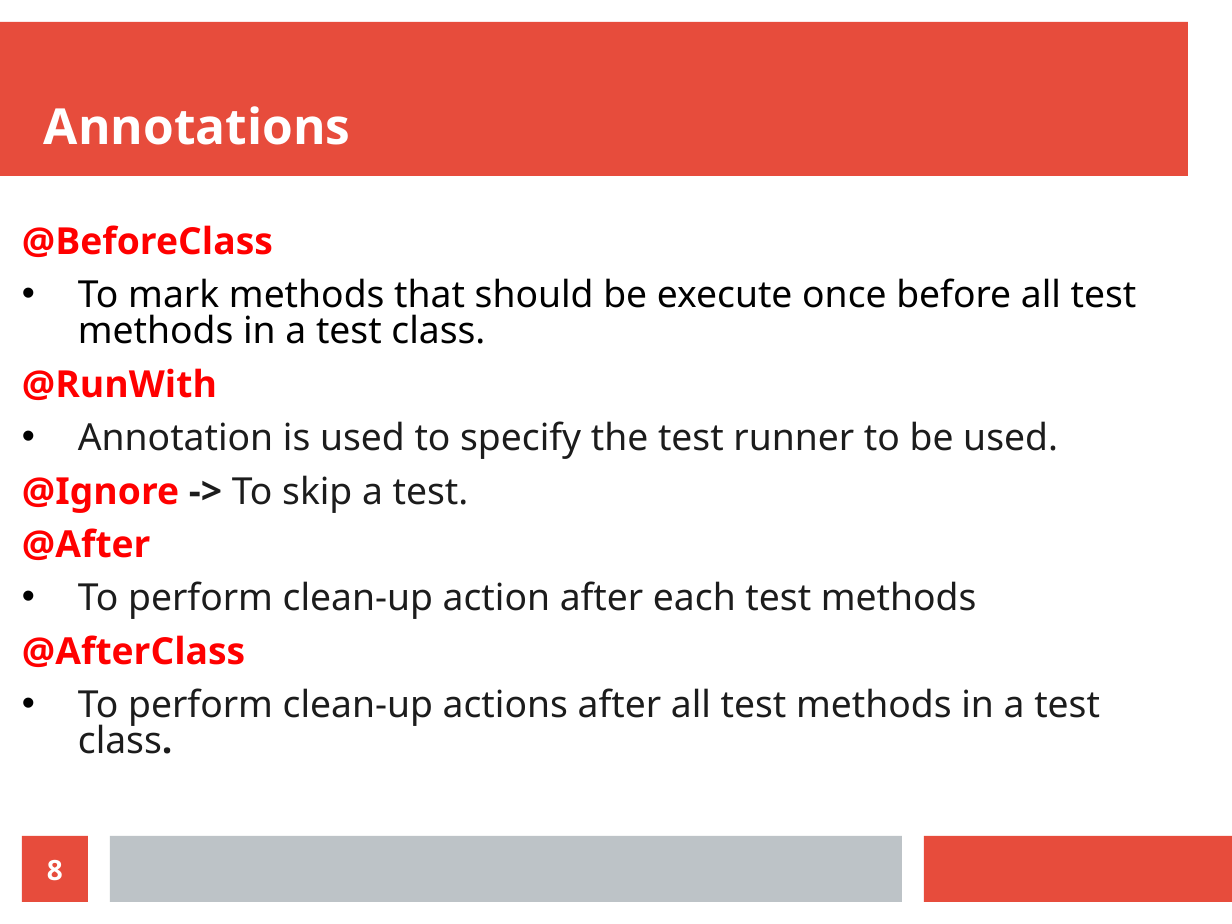
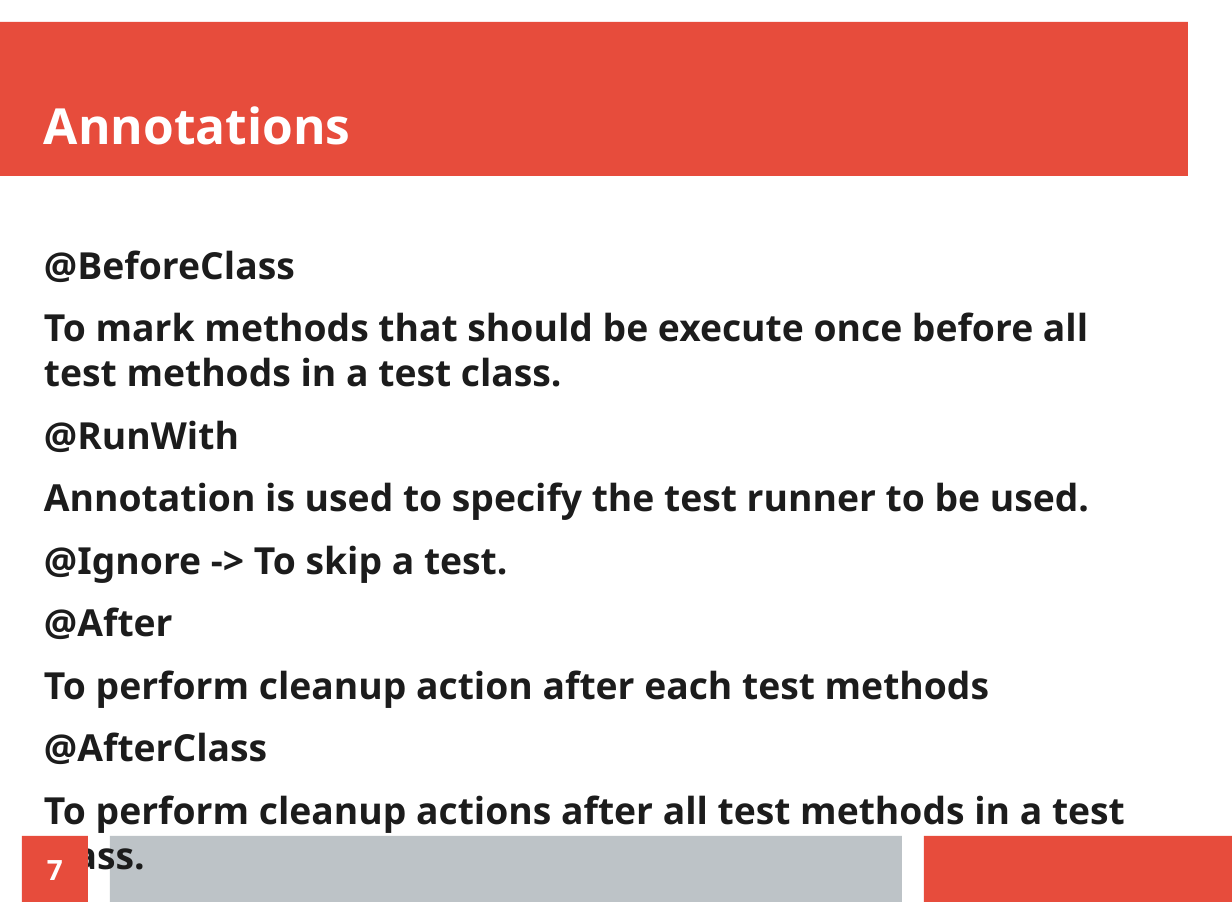
Before and after one commit to DineshArumug/Visteon_JUnit, a slide deck: slide 7 of Unit testing'.odp (slide 8 before the commit). Drawn at 1232x924 pixels with LibreOffice and Linux fonts; fonts in the diff are those of the drawing. Boxes give left, top, right and bottom in pixels: in the first picture for what was removed or moved away, otherwise in the second. Text is boxed around its words. In the diff, an @@ line names an element or a change of style, - is before the commit and + after.

```diff
--- a/Unit testing'.odp
+++ b/Unit testing'.odp
@@ text at [44, 250, 1089, 764]: size 24 to 24.1 pt in "@BeforeClass", "To mark methods that should be execute ...", "@RunWith", "Annotation is used to specify the test ..." and 3 more places; text colour #FF0000 to #1C1C1C in "@BeforeClass", "@RunWith", "@Ignore", "@After" and 1 more places; text colour #000000 to #1C1C1C in "To mark methods that should be execute ..."; bold on in "To mark methods that should be execute ...", "Annotation is used to specify the test ...", "To skip a test."; line spacing 0.8 to 1; bullet • to none @@
@@ text "@BeforeClass": place and size @@
-text "@BeforeClass" at [22, 225, 1137, 754]
+text "@BeforeClass" at [44, 250, 1125, 833]
@@ text at [44, 670, 989, 708]: text changed; size 24 to 24.1 pt; bold on @@
-• To perform clean-up action after each test methods
+To perform cleanup action after each test methods
@@ text at [44, 795, 1125, 833]: text changed; size 24 to 24.1 pt; bold on @@
-• To perform clean-up actions after all test methods in a test class.
+To perform cleanup actions after all test methods in a test class.
@@ freeform shape removed at [110, 836, 902, 902] @@
@@ rectangle added at [110, 836, 902, 902], fill #BDC3C7 @@
@@ page number at [47, 860, 63, 880]: text changed @@
-8
+7
```
Also in this commit, not shown: 11 other slides changed, 1 slide removed, 2 other files.
